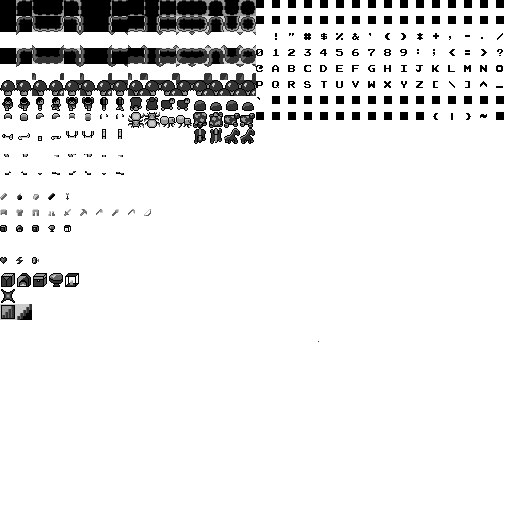
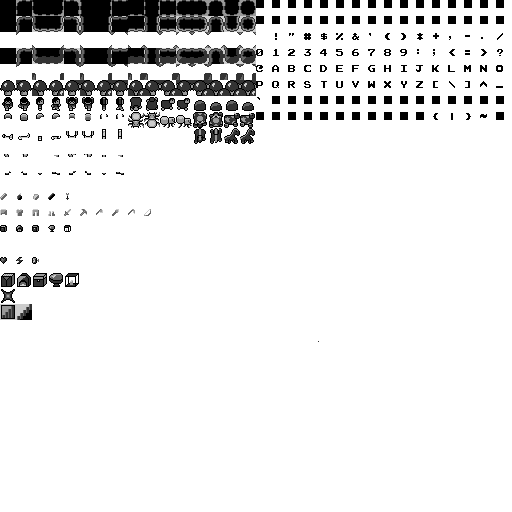
Two versions of the same layered image (512 × 512). Layer-by-layer changes:
painted on "spritesheet.png" over box(194, 112, 253, 126)
